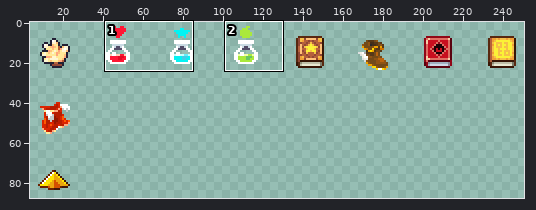
Sprite sheet: Leore/Content/items.png. The first picture is a wide view before the edit; the outline marks the close-up.
Close-up. Old version:
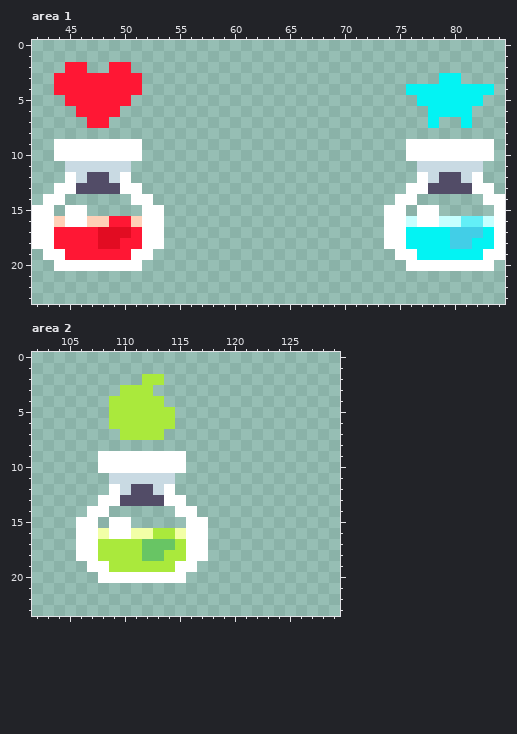
The file is 256x256 pixels. Shown: area 1: x 42..84, y 0..23; area 2: x 102..129, y 0..23. The wide view leaves out empty margins.
Once edited:
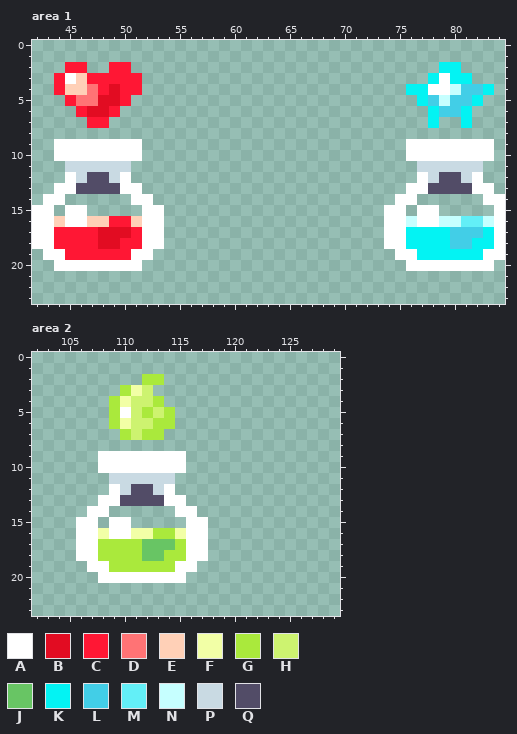
Palette (. is transparent): A #ffffff  B #e20c22  C #ff1734  D #ff7375  E #ffd0b7  F #f2ffa6  G #aae93c  H #cdf370  J #68c564  K #03f3f3  L #42cee7  M #63eff7  N #c6ffff  P #c9dae3  Q #524c67
Author's note on the commit: shop items redesign + unlimited items in shop
What changed:
--- area 1
@@ x 42..84 @@
  1 ...........................................
- 2 ...CC..CC..................................
- 3 ..CCCCCCCC...........................KK....
- 4 ..CCCCCCCC........................KKKKKKKK.
- 5 ...CCCCCC..........................KKKKKK..
- 6 ....CCCC............................KKKK...
+ 2 ...CC..CC............................KK....
+ 3 ..CAECCCCC..........................KAKK...
+ 4 ..CEEDCBCC........................KKAANLLK.
+ 5 ...CDDBBC..........................KLNLLK..
+ 6 ....CBBC............................KLLK...
  7 .....CC.............................K..K...
--- area 2
@@ x 108..115 @@
  2 ....GG..
- 3 ..GGG...
- 4 .GGGGG..
- 5 .GGGGGG.
- 6 .GGGGGG.
- 7 ..GGGG..
+ 3 ..GFH...
+ 4 .GFHHG..
+ 5 .GAHGHG.
+ 6 .GFHHGG.
+ 7 ..GHGG..
  8 ........
Where, in picture pixels (left, top, right, bottom), the same in both close-ups:
changed: (428, 62, 483, 117)
changed: (65, 73, 120, 117)
changed: (120, 385, 164, 440)
